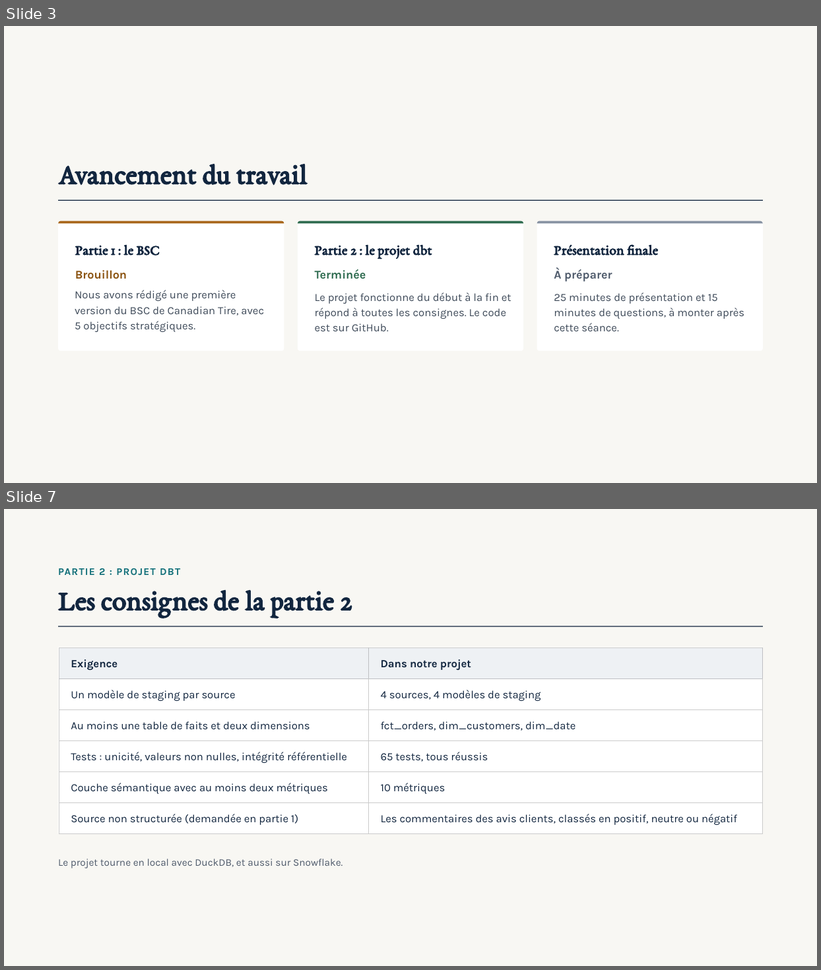
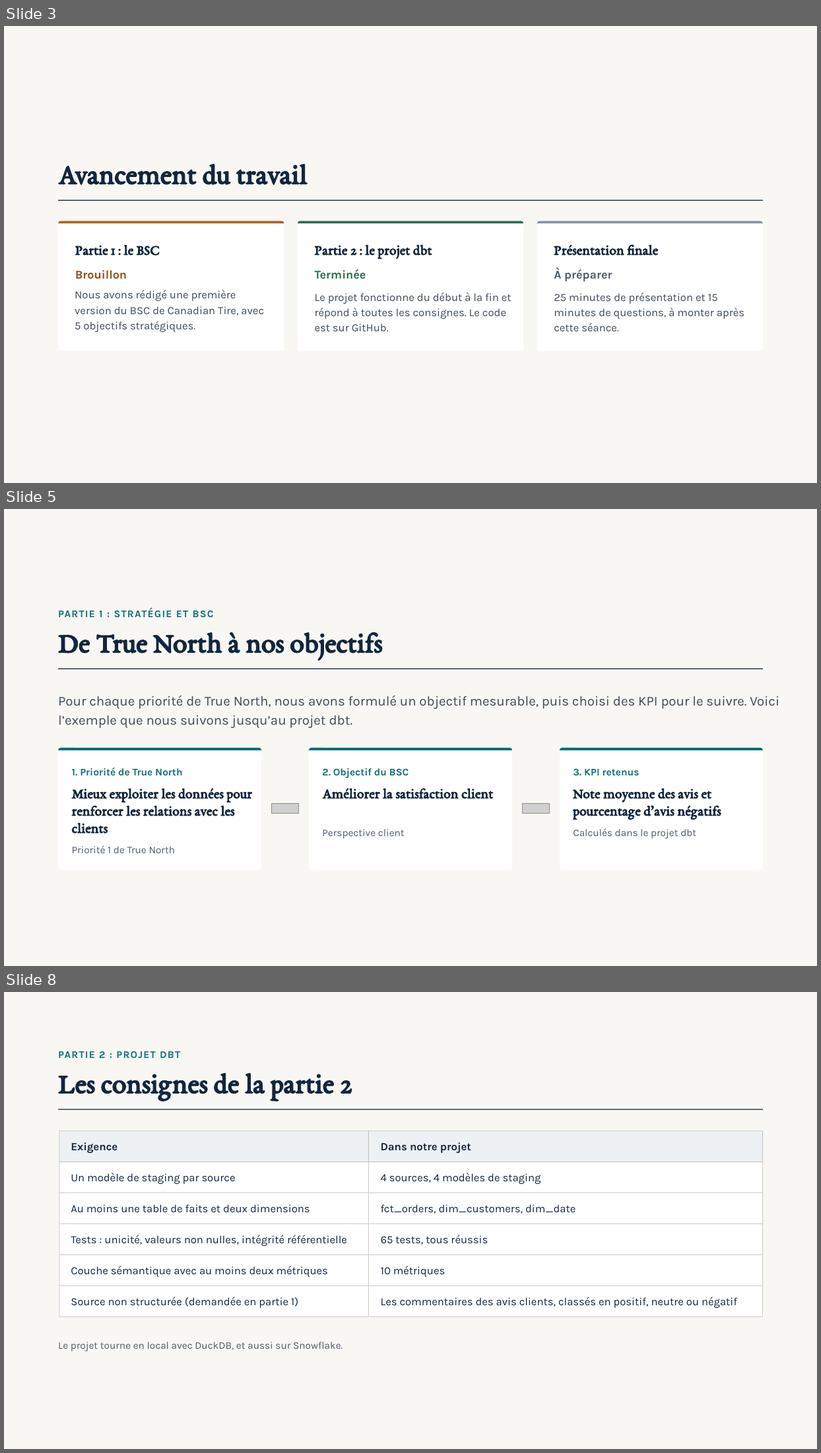
Before and after one commit to adilblanco/projet-session-dbt, a slide deck: docs/Seance_Encadrement_Commerce_detail.pptx. Shown one above the other, each under a label of ours: slides 3 and 7 before the commit, slides 3, 5 and 8 after it; the slides between them are not shown. The pictures are 821x970 and 821x1453 pixels, drawn with LibreOffice and Linux fonts; fonts in the diff are those of the drawing; grey boxes stand for pictures. Boxes give left, top, right and bottom in pixels: in the first picture for what was removed or moved away, otherwise in the second. Text is boxed around its words. In the diff, an @@ line names an element or a change of style, - is before the commit and + after.

```diff
--- a/docs/Seance_Encadrement_Commerce_detail.pptx
+++ b/docs/Seance_Encadrement_Commerce_detail.pptx
@@ slide 5 added at bbox=[4, 509, 817, 966], background #F8F7F3 @@
@@ text added at bbox=[58, 609, 214, 617], 12 pt, text #0F6E78, bold @@
+PARTIE 1 : STRATÉGIE ET BSC
@@ title added at bbox=[58, 632, 383, 660], 34 pt, text #12263F, bold @@
+De True North à nos objectifs
@@ line added from (58, 669) to (763, 669), #12263F 1 pt @@
@@ text added at bbox=[58, 695, 780, 728], 16 pt, text #3E4A59 @@
+Pour chaque priorité de True North, nous avons formulé un objectif mesurable, puis choisi des KPI pour le suivre. Voici l’exemple que nous suivons jusqu’au projet dbt.
@@ rounded rectangle added at bbox=[58, 748, 261, 870], fill #FFFFFF @@
@@ freeform shape added at bbox=[58, 748, 261, 870], fill #0F6E78 @@
@@ rounded rectangle added at bbox=[309, 748, 512, 870], fill #FFFFFF @@
@@ freeform shape added at bbox=[309, 748, 512, 870], fill #0F6E78 @@
@@ rounded rectangle added at bbox=[560, 748, 763, 870], fill #FFFFFF @@
@@ freeform shape added at bbox=[560, 748, 763, 870], fill #0F6E78 @@
@@ text added at bbox=[72, 768, 182, 776], 12 pt, text #0F6E78, bold @@
+1. Priorité de True North
@@ text added at bbox=[322, 768, 409, 778], 12 pt, text #0F6E78, bold @@
+2. Objectif du BSC
@@ text added at bbox=[573, 769, 640, 776], 12 pt, text #0F6E78, bold @@
+3. KPI retenus
@@ text added at bbox=[72, 788, 252, 834], 17 pt, text #12263F, bold @@
+Mieux exploiter les données pour renforcer les relations avec les clients
@@ picture added at bbox=[272, 803, 298, 814] @@
@@ text added at bbox=[322, 788, 493, 799], 17 pt, text #12263F, bold @@
+Améliorer la satisfaction client
@@ picture added at bbox=[523, 803, 549, 814] @@
@@ text added at bbox=[573, 788, 721, 820], 17 pt, text #12263F, bold @@
+Note moyenne des avis et pourcentage d’avis négatifs
@@ text added at bbox=[322, 829, 405, 839], 12 pt, text #4E5A6B @@
+Perspective client
@@ text added at bbox=[573, 828, 696, 839], 12 pt, text #4E5A6B @@
+Calculés dans le projet dbt
@@ text added at bbox=[72, 846, 176, 854], 12 pt, text #4E5A6B @@
+Priorité 1 de True North
@@ what was slide 7 is now slide 8 @@
```
Also in this commit, not shown: 4 slides changed, 1 other slide added, 1 slide removed, 1 other file.
